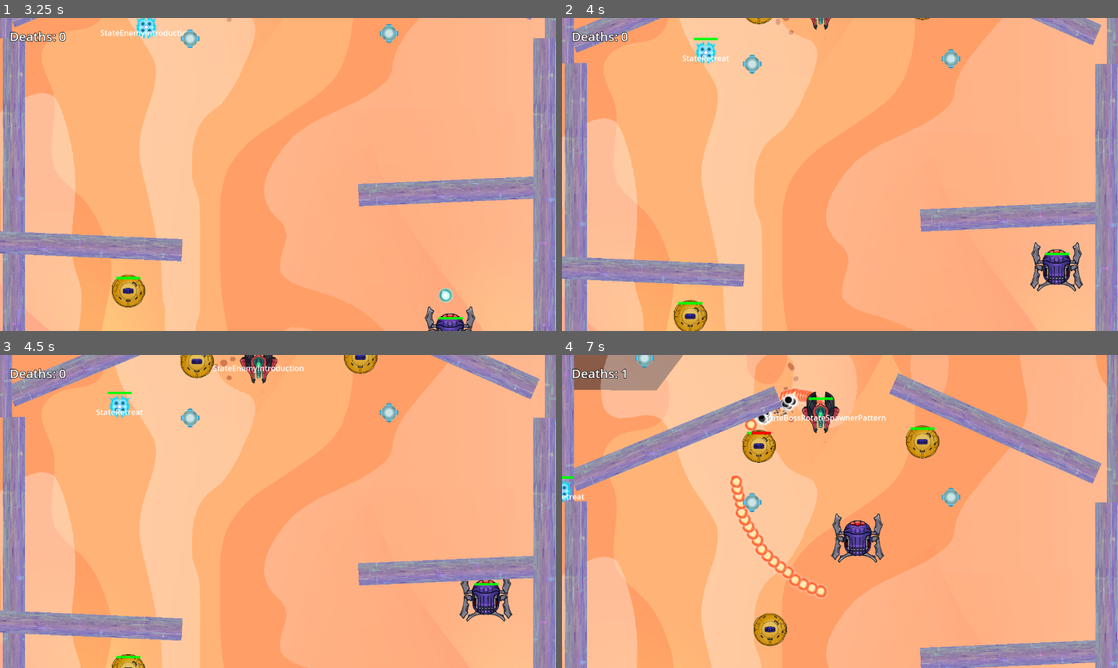
Above: before the commit, frames 1-4 (two rows, left to right).
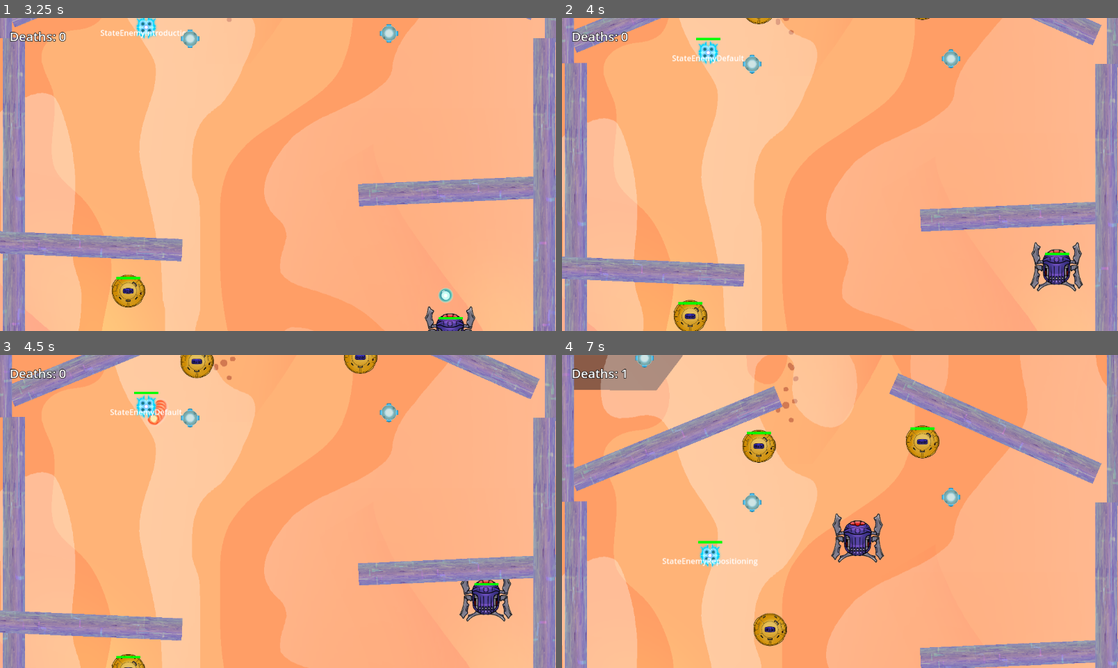
Above: after the commit, the same moments.

Repository: Jagholin/bullethell_jam_entry
Game: Godot game, scene res://scenes/main.tscn
The game is run twice, just before and just after one commit, with the same random seed, the same clock (stepped at 60 frames per second) and the same inputs.
Inputs:
- Up to frame 1 (3.25 s): click "New game" at 0.5 s; hold Right (right) 1.28-2.03 s; hold Space (fire) 1.28-2.03 s; hold S (down) 2.03-2.78 s; tap Space (fire) at 2.1 s; hold Right (right) from 2.78 s (still down); hold Space (fire) from 2.78 s (still down)
- Up to frame 2 (4 s): release Right (right) at 3.53 s; release Space (fire) at 3.53 s; hold W (up) from 3.53 s (still down); tap Space (fire) at 3.6 s
- Up to frame 3 (4.5 s): release W (up) at 4.28 s; hold A (left) from 4.28 s (still down); hold Space (fire) from 4.28 s (still down)
- Up to frame 4 (7 s): release Space (fire) at 5.03 s; tap Space (fire) at 5.1, 6.6 s; release A (left) at 5.78 s; hold S (down) 5.78-6.53 s; hold Space (fire) 5.78-6.53 s; hold Right (right) from 6.53 s (still down)

Frame 1 is identical in both runs. In frame 2, 0.4% of the frame differs, in the area x 19-49%, y 0-15%; in frame 3, 1.3%; in frame 4, 2.7%, in the area x 0-59%, y 10-78%.

Commit message:
fix bug: state changed before init() was called resultet in null access implement bullet lifetimes remove override_bullet_config calls since it's deprecated play a bit with firing spawn points and randomness

Diff:
--- /dev/null
+++ b/resources/bullet_patterns/bomb_pattern1.tres
@@ -0,0 +1,44 @@
+[gd_resource type="Resource" script_class="BulletPatternResource" load_steps=3 format=3 uid="uid://idlbmm6wwdbs"]
+
+[ext_resource type="Script" path="res://scripts/resources/bullet_pattern_resource.gd" id="1_qgtj7"]
+
+[sub_resource type="Resource" id="Resource_bq71l"]
+script = ExtResource("1_qgtj7")
+interval = 0.03
+projectile_volleys = 6
+angle_between_volleys = 120.0
+angle_offset = 0.0
+projectile_volley_offset = Vector2(2, 0)
+volley_rotation_speed = 0.0
+initial_velocity = 10.0
+initial_direction = Vector2(0, 1)
+shoot_at_player_tendency = 0.34
+randomized_angle_spread = 360.0
+randomized_velocity_spread = 2.5
+active = true
+bullet_lifetime = 0.11
+emition_type = 0
+spawnpoint_lifetime = 5.0
+spawner_moving = false
+movement_range = 0.0
+
+[resource]
+script = ExtResource("1_qgtj7")
+interval = 0.75
+projectile_volleys = 2
+angle_between_volleys = 80.0
+angle_offset = 0.0
+projectile_volley_offset = Vector2(2, 0)
+volley_rotation_speed = 0.0
+initial_velocity = 440.0
+initial_direction = Vector2(0, 1)
+shoot_at_player_tendency = 0.8
+randomized_angle_spread = 20.0
+randomized_velocity_spread = 10.0
+active = true
+bullet_lifetime = -1.0
+emition_type = 1
+chained_bullet_pattern = SubResource("Resource_bq71l")
+spawnpoint_lifetime = 5.0
+spawner_moving = false
+movement_range = 0.0
--- a/resources/bullet_patterns/enemy_pattern.tres
+++ b/resources/bullet_patterns/enemy_pattern.tres
@@ -13,6 +13,10 @@
 initial_velocity = 10.0
 initial_direction = Vector2(0, 1)
 shoot_at_player_tendency = 1.0
+randomized_angle_spread = 0.0
+randomized_velocity_spread = 0.0
+active = true
+bullet_lifetime = -1.0
 emition_type = 0
 spawnpoint_lifetime = 5.0
 spawner_moving = false
--- a/resources/bullet_patterns/enemy_pattern_angry.tres
+++ b/resources/bullet_patterns/enemy_pattern_angry.tres
@@ -9,7 +9,15 @@
 angle_between_volleys = 12.0
 angle_offset = 5.0
 projectile_volley_offset = Vector2(0, 0)
+volley_rotation_speed = 0.0
 initial_velocity = 10.0
 initial_direction = Vector2(0, 1)
+shoot_at_player_tendency = 0.0
+randomized_angle_spread = 0.0
+randomized_velocity_spread = 0.0
+active = true
+bullet_lifetime = -1.0
+emition_type = 0
+spawnpoint_lifetime = 5.0
 spawner_moving = false
 movement_range = 0.0
--- a/resources/bullet_patterns/enemy_pattern_rotating.tres
+++ b/resources/bullet_patterns/enemy_pattern_rotating.tres
@@ -15,6 +15,8 @@
 shoot_at_player_tendency = 0.0
 randomized_angle_spread = 0.0
 randomized_velocity_spread = 0.0
+active = true
+bullet_lifetime = -1.0
 emition_type = 0
 spawnpoint_lifetime = 5.0
 spawner_moving = false
--- a/resources/bullet_patterns/miniboss_pattern.tres
+++ b/resources/bullet_patterns/miniboss_pattern.tres
@@ -12,6 +12,11 @@
 volley_rotation_speed = 0.0
 initial_velocity = 10.0
 initial_direction = Vector2(0, 1)
+shoot_at_player_tendency = 0.0
+randomized_angle_spread = 0.0
+randomized_velocity_spread = 0.0
+active = true
+bullet_lifetime = -1.0
 emition_type = 0
 spawnpoint_lifetime = 5.0
 spawner_moving = false
--- a/resources/bullet_patterns/miniboss_pattern_homing.tres
+++ b/resources/bullet_patterns/miniboss_pattern_homing.tres
@@ -9,7 +9,15 @@
 angle_between_volleys = 12.0
 angle_offset = 5.0
 projectile_volley_offset = Vector2(0, 0)
+volley_rotation_speed = 0.0
 initial_velocity = 10.0
 initial_direction = Vector2(0, 1)
+shoot_at_player_tendency = 0.0
+randomized_angle_spread = 0.0
+randomized_velocity_spread = 0.0
+active = true
+bullet_lifetime = -1.0
+emition_type = 0
+spawnpoint_lifetime = 5.0
 spawner_moving = false
 movement_range = 0.0
--- a/resources/bullet_patterns/miniboss_pattern_mirror.tres
+++ b/resources/bullet_patterns/miniboss_pattern_mirror.tres
@@ -12,6 +12,11 @@
 volley_rotation_speed = 0.0
 initial_velocity = 10.0
 initial_direction = Vector2(0, 1)
+shoot_at_player_tendency = 0.0
+randomized_angle_spread = 0.0
+randomized_velocity_spread = 0.0
+active = true
+bullet_lifetime = -1.0
 emition_type = 0
 spawnpoint_lifetime = 5.0
 spawner_moving = false
--- a/resources/bullet_patterns/player_pattern.tres
+++ b/resources/bullet_patterns/player_pattern.tres
@@ -9,7 +9,15 @@
 angle_between_volleys = 10.0
 angle_offset = 0.0
 projectile_volley_offset = Vector2(10, 0)
+volley_rotation_speed = 0.0
 initial_velocity = 25.0
 initial_direction = Vector2(0, -1)
+shoot_at_player_tendency = 0.0
+randomized_angle_spread = 0.0
+randomized_velocity_spread = 0.0
+active = true
+bullet_lifetime = -1.0
+emition_type = 0
+spawnpoint_lifetime = 5.0
 spawner_moving = false
 movement_range = 0.0
--- a/scenes/entities/miniboss.tscn
+++ b/scenes/entities/miniboss.tscn
@@ -12,6 +12,7 @@
 [ext_resource type="PackedScene" uid="uid://c72mof4xq3t04" path="res://scenes/entity_components/damageable.tscn" id="9_lqmsv"]
 [ext_resource type="Script" path="res://scripts/resources/projectile_spawner_config_resource.gd" id="9_tgv0e"]
 [ext_resource type="PackedScene" uid="uid://bxokwtkwvxa7e" path="res://scenes/entity_components/explosive.tscn" id="10_fo1qn"]
+[ext_resource type="Resource" uid="uid://idlbmm6wwdbs" path="res://resources/bullet_patterns/bomb_pattern1.tres" id="10_nohkj"]
 [ext_resource type="PackedScene" uid="uid://btpugkdb074eb" path="res://scenes/entities/explosion_entity.tscn" id="11_3r7s7"]
 [ext_resource type="PackedScene" uid="uid://djyq3oe2rqnjb" path="res://scenes/entity_components/stateful.tscn" id="12_88y48"]
 [ext_resource type="Script" path="res://scripts/scenes/components/path_position_provider.gd" id="12_s5x8e"]
@@ -21,6 +22,7 @@
 [ext_resource type="Script" path="res://scripts/states/state_boss_healing.gd" id="16_47hiw"]
 [ext_resource type="PackedScene" uid="uid://cowulv6f3yxem" path="res://scenes/entities/projectile_homing.tscn" id="17_0g3aq"]
 [ext_resource type="Script" path="res://scripts/states/state_boss_homing.gd" id="17_l81p5"]
+[ext_resource type="Script" path="res://scripts/states/state_firing.gd" id="21_ryx1d"]
 [ext_resource type="Script" path="res://scripts/states/state_enemy_repositioning.gd" id="22_hridq"]
 
 [sub_resource type="AtlasTexture" id="AtlasTexture_ls1j5"]
@@ -82,6 +84,16 @@
 bullet_pattern = ExtResource("7_8m0od")
 bullet_settings = ExtResource("8_hag4s")
 
+[sub_resource type="Resource" id="Resource_1d4cr"]
+script = ExtResource("9_tgv0e")
+bullet_pattern = ExtResource("10_nohkj")
+bullet_settings = ExtResource("8_hag4s")
+
+[sub_resource type="Resource" id="Resource_d8viu"]
+script = ExtResource("9_tgv0e")
+bullet_pattern = ExtResource("10_nohkj")
+bullet_settings = ExtResource("8_hag4s")
+
 [node name="MiniBoss" type="Area2D"]
 position = Vector2(472, 216)
 collision_layer = 2
@@ -97,7 +109,7 @@
 shape = SubResource("CircleShape2D_yucrm")
 
 [node name="ProjectileSpawner" parent="." instance=ExtResource("6_7rppm")]
-bullet_configs = Array[ExtResource("9_tgv0e")]([SubResource("Resource_on5r7")])
+bullet_configs = Array[ExtResource("9_tgv0e")]([SubResource("Resource_on5r7"), SubResource("Resource_1d4cr")])
 projectile = ExtResource("7_q4yoj")
 active = false
 
@@ -129,6 +141,13 @@
 [node name="StateBossHealing" type="Node" parent="Stateful"]
 script = ExtResource("16_47hiw")
 
+[node name="StateFiring" type="Node" parent="Stateful" node_paths=PackedStringArray("spawner", "next_state")]
+script = ExtResource("21_ryx1d")
+bullet_configs = Array[ExtResource("9_tgv0e")]([SubResource("Resource_d8viu")])
+spawner = NodePath("../../ProjectileSpawner")
+next_state = NodePath("../StateBossRandomize")
+duration = 8.0
+
 [node name="StateBossHoming" type="Node" parent="Stateful"]
 script = ExtResource("17_l81p5")
 homing_projectile = ExtResource("17_0g3aq")
--- a/scenes/entities/miniboss2.tscn
+++ b/scenes/entities/miniboss2.tscn
@@ -87,6 +87,7 @@
 randomized_angle_spread = 0.0
 randomized_velocity_spread = 0.0
 active = true
+bullet_lifetime = -1.0
 emition_type = 0
 spawnpoint_lifetime = 5.0
 spawner_moving = false
--- a/scenes/entities/miniboss3.tscn
+++ b/scenes/entities/miniboss3.tscn
@@ -73,6 +73,7 @@
 randomized_angle_spread = 0.0
 randomized_velocity_spread = 0.0
 active = true
+bullet_lifetime = -1.0
 emition_type = 0
 spawnpoint_lifetime = 5.0
 spawner_moving = false
@@ -141,6 +142,7 @@
 randomized_angle_spread = 0.0
 randomized_velocity_spread = 0.0
 active = true
+bullet_lifetime = -1.0
 emition_type = 0
 spawnpoint_lifetime = 5.0
 spawner_moving = false
--- a/scenes/first_level.tscn
+++ b/scenes/first_level.tscn
@@ -207,6 +207,7 @@
 retreat_phase = "Boss"
 
 [node name="MiniBoss2" parent="." node_paths=PackedStringArray("retreat_path") instance=ExtResource("12_yavi5")]
+visible = false
 position = Vector2(536, -260)
 retreat_path = NodePath("../RetreatPathLeft")
 retreat_phase = "Boss"
--- a/scripts/components/stateful.gd
+++ b/scripts/components/stateful.gd
@@ -16,8 +16,19 @@
 var state_to_state_map = {}
 var state_list = []
 
+var first_state: String = ""
+
 func _ready():
 	#super._ready()
+	for child in get_children():
+		if child is Label:
+			continue
+		child.target = target
+		state_list.append(child)
+		state_to_state_map[child.name] = child
+		if not first_state:
+			# Initialize to the first child state
+			first_state = child.name
 	LevelProvider.on_level_initialized(func(level: BaseLevel):
 		current_level = level
 		level.level_phase_changed.connect(on_level_phase_changed))
@@ -31,15 +42,8 @@
 # Initialize the state machine by giving each child state a reference to the
 func init():
 	print("initializing state machine")
-	for child in get_children():
-		if child is Label:
-			continue
-		child.target = target
-		state_list.append(child)
-		state_to_state_map[child.name] = child
-		if not current_state:
-			# Initialize to the first child state
-			change_state(child.name)
+	if not current_state:
+		change_state(first_state)
 
 # Change to the new state by first calling any exit logic on the current state.
 func change_state(new_state: String) -> void:
--- a/scripts/resources/bullet_pattern_resource.gd
+++ b/scripts/resources/bullet_pattern_resource.gd
@@ -26,6 +26,8 @@
 @export var randomized_velocity_spread: float = 0.0
 ## If the pattern is initially active
 @export var active: bool = true
+## lifetime of the bullets, in seconds. Negative values means infinite lifetime
+@export var bullet_lifetime: float = -1.0
 
 enum EmitionType { PROJECTILE, SPAWNPOINT }
 ## Primary emition type
--- a/scripts/scenes/components/projectile_spawner.gd
+++ b/scripts/scenes/components/projectile_spawner.gd
@@ -195,6 +195,7 @@
 			var new_projectile := projectile.instantiate() as Projectile
 			new_projectile.direction = bulletPattern.initial_direction.rotated(deg_to_rad(bulletAngle))
 			new_projectile.velocity = bulletVelocity
+			new_projectile.lifetime = bulletPattern.bullet_lifetime
 			new_projectile.global_position = global_position + spawnPosition + offset
 			new_projectile.collision_mask = projectileSettings.get_collision_mask()
 			new_projectile.collision_layer = 0
@@ -205,7 +206,7 @@
 		elif bulletPattern.emition_type == BulletPatternResource.EmitionType.SPAWNPOINT:
 			var newSpawnPoint := SpawnPoint.new()
 			newSpawnPoint.position = spawnPosition + offset
-			newSpawnPoint.direction = bulletPattern.initial_direction.rotated(deg_to_rad(bulletAngle))
+			newSpawnPoint.direction = bulletPattern.initial_direction.rotated(deg_to_rad(bulletAngle)) * bulletVelocity
 			newSpawnPoint.lifetime = bulletPattern.spawnpoint_lifetime
 			newSpawnPoint.pattern = bulletPattern.chained_bullet_pattern
 			newSpawnPoint.bullet_settings = projectileSettings
--- a/scripts/scenes/entities/projectile.gd
+++ b/scripts/scenes/entities/projectile.gd
@@ -26,6 +26,8 @@
 
 var direction: Vector2
 var velocity: float
+var lifetime: float = -1.0
+var accumulated_time: float = 0
 
 func _ready():
 	area_entered.connect(damage)
@@ -50,8 +52,8 @@
 	elif GrazeComponent.COMPONENT_NAME in body.components:
 		Global.grazes_count += 1
 
-func destroy():
-	if ExplosiveComponent.COMPONENT_NAME in components:
+func destroy(exploding: bool = true):
+	if exploding and ExplosiveComponent.COMPONENT_NAME in components:
 		components[ExplosiveComponent.COMPONENT_NAME].explode()
 	Global.projectile_count -= 1
 	queue_free()
@@ -59,4 +61,8 @@
 
 # Called every frame. 'delta' is the elapsed time since the previous frame.
 func _process(delta):
+	accumulated_time += delta
+	if lifetime > 0 and accumulated_time > lifetime:
+		destroy(false)
+		return
 	position += direction * velocity * 60 * delta
--- a/scripts/states/state_boss_homing.gd
+++ b/scripts/states/state_boss_homing.gd
@@ -5,7 +5,7 @@
 @export var regular_projectile: PackedScene
 
 var homing_setting: ProjectileSpawnerConfigResource = preload("res://resources/bullet_configs/miniboss_homing.tres")
-var previous_setting: ProjectileSpawnerConfigResource
+var previous_setting: Array[ProjectileSpawnerConfigResource]
 
 func process_frame(delta: float) -> String:
 	super.process_frame(delta)
@@ -19,7 +19,8 @@
 func enter() -> void:
 	super.enter()
 	var spawner := target.get_component(ProjectileSpawnerComponent.COMPONENT_NAME) as ProjectileSpawnerComponent
-	previous_setting = spawner.override_bullet_config(homing_setting)
+	previous_setting = spawner.bullet_configs
+	spawner.bullet_configs = [homing_setting]
 	spawner.active = true
 	#spawner.interval = 1.5
 	#spawner.projectile_volleys = 1
@@ -29,7 +30,7 @@
 func exit() -> void:
 	super.exit()
 	var spawner := target.get_component(ProjectileSpawnerComponent.COMPONENT_NAME) as ProjectileSpawnerComponent
-	spawner.override_bullet_config(previous_setting)
+	spawner.bullet_configs = previous_setting
 	spawner.active = true
 	#spawner.interval = 0.4
 	#spawner.projectile_volleys = 12
--- a/scripts/states/state_boss_mirror.gd
+++ b/scripts/states/state_boss_mirror.gd
@@ -2,7 +2,7 @@
 class_name StateBossMirror
 
 var mirror_spawner_setting: ProjectileSpawnerConfigResource = preload("res://resources/bullet_configs/miniboss_mirror.tres")
-var previous_spawner_setting: ProjectileSpawnerConfigResource
+var previous_spawner_setting: Array[ProjectileSpawnerConfigResource]
 
 var player: Player
 
@@ -30,7 +30,9 @@
 	super.enter()
 	var spawner := target.get_component(ProjectileSpawnerComponent.COMPONENT_NAME) as ProjectileSpawnerComponent
 	spawner.active = true
-	previous_spawner_setting = spawner.override_bullet_config(mirror_spawner_setting)
+	#previous_spawner_setting = spawner.override_bullet_config(mirror_spawner_setting)
+	previous_spawner_setting = spawner.bullet_configs
+	spawner.bullet_configs = [mirror_spawner_setting]
 	#spawner.interval = 0.1
 	#spawner.projectile_volleys = 1
 
@@ -39,6 +41,7 @@
 	super.exit()
 	var spawner := target.get_component(ProjectileSpawnerComponent.COMPONENT_NAME) as ProjectileSpawnerComponent
 	spawner.active = true
-	spawner.override_bullet_config(previous_spawner_setting)
+	#spawner.override_bullet_config(previous_spawner_setting)
+	spawner.bullet_configs = previous_spawner_setting
 	#spawner.interval = 0.4
 	#spawner.projectile_volleys = 12
--- a/scripts/states/state_boss_randomize.gd
+++ b/scripts/states/state_boss_randomize.gd
@@ -8,7 +8,7 @@
 	var sample = randf()
 	if sample < 0.33:
 		#return "StateBossMirror"
-		return "StateBossMirror"
+		return "StateFiring"
 	elif sample < 0.66:
 		return "StateBossHoming"
 	else:
--- a/scripts/states/state_enemy_angry.gd
+++ b/scripts/states/state_enemy_angry.gd
@@ -11,6 +11,7 @@
 	super.enter()
 	var spawner := target.get_component(ProjectileSpawnerComponent.COMPONENT_NAME) as ProjectileSpawnerComponent
 	spawner.active = true
-	spawner.override_bullet_config(angry_spawner_settings)
+	#spawner.override_bullet_config(angry_spawner_settings)
+	spawner.bullet_configs = [angry_spawner_settings]
 	#spawner.interval = 0.2
 	#spawner.projectile_volleys = 30
--- /dev/null
+++ b/scripts/states/state_firing.gd
@@ -0,0 +1,31 @@
+extends StateBossBase
+class_name StateFiring
+
+@export var bullet_configs: Array[ProjectileSpawnerConfigResource]
+@export var spawner: ProjectileSpawnerComponent
+@export var next_state: State
+@export var duration: float
+
+var old_configs: Array[ProjectileSpawnerConfigResource]
+var old_active: bool
+var accumulated_time: float
+
+func enter():
+    super.enter()
+    old_configs = spawner.bullet_configs
+    old_active = spawner.active
+    spawner.bullet_configs = bullet_configs
+    spawner.active = true
+
+func exit():
+    super.exit()
+    spawner.bullet_configs = old_configs
+    spawner.active = old_active
+
+func process_frame(delta: float) -> String:
+    super.process_frame(delta)
+    accumulated_time += delta
+    if accumulated_time >= duration:
+        return next_state.name
+    else:
+        return ""
Not shown: 1 places in scenes/entities/miniboss.tscn that only renumber resources
